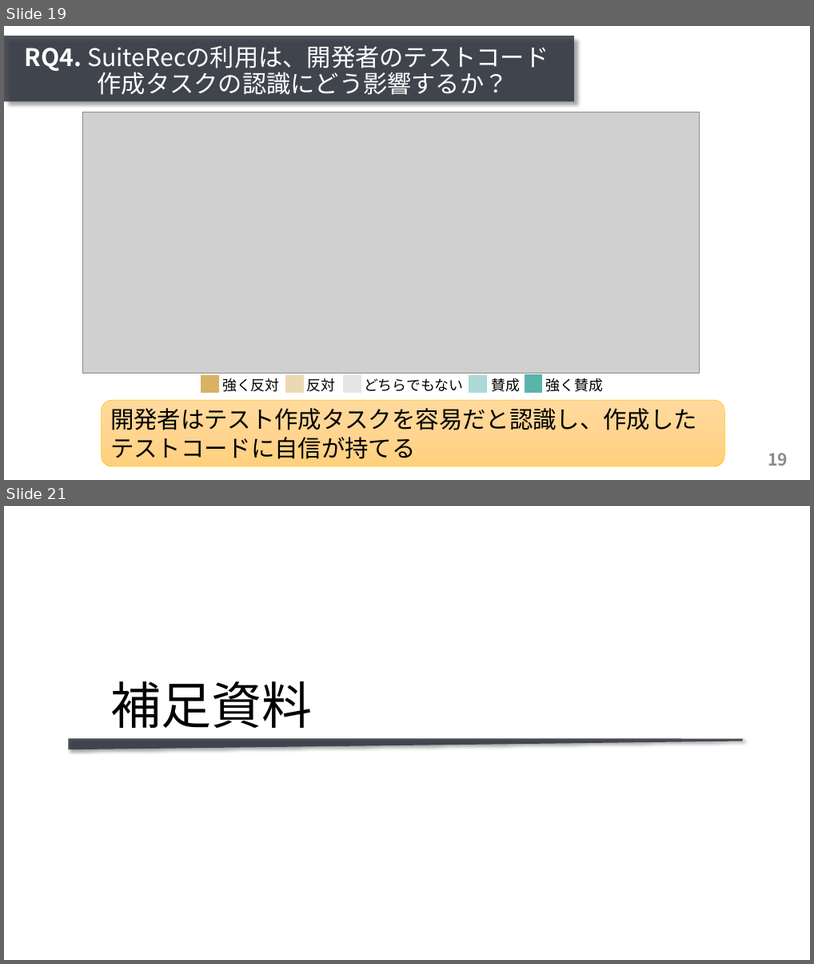
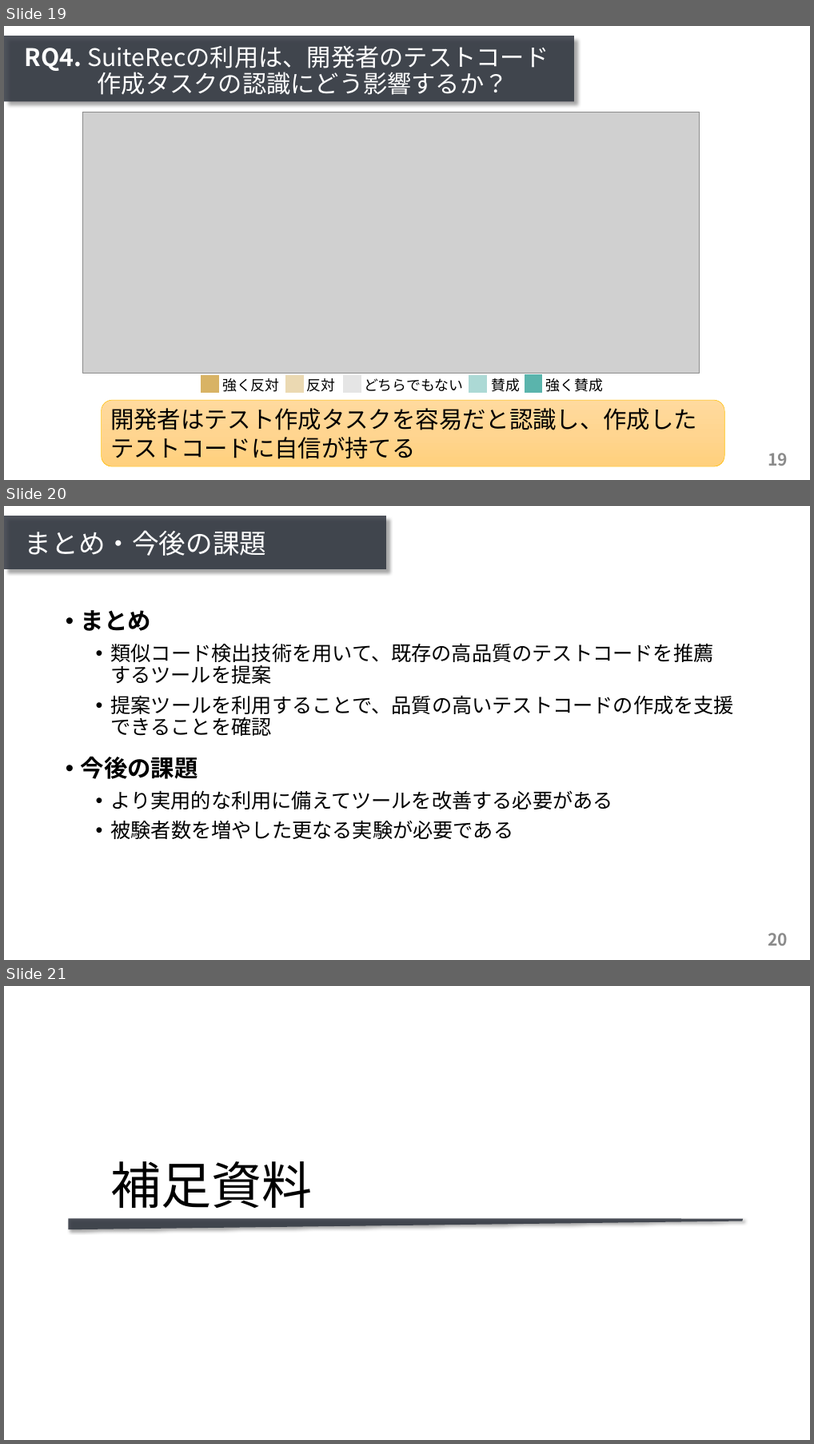
Before and after one commit to ryosuke-ku/mthesis2020-pre, a slide deck: presentation_kurachi.pptx. Shown one above the other, each under a label of ours: slides 19 and 21 before the commit, slides 19, 20 and 21 after it; the slides between them are not shown. The pictures are 814x964 and 814x1444 pixels, drawn with LibreOffice and Linux fonts; fonts in the diff are those of the drawing; grey boxes stand for pictures. Boxes give left, top, right and bottom in pixels: in the first picture for what was removed or moved away, otherwise in the second. Text is boxed around its words. In the diff, an @@ line names an element or a change of style, - is before the commit and + after.

```diff
--- a/presentation_kurachi.pptx
+++ b/presentation_kurachi.pptx
@@ slide 20 added at (4, 506, 810, 960), background #FFFFFF; not listed: 1 template element that a slide beside it also shows @@
@@ rectangle added at (4, 516, 386, 569), fill #30353F at 86% opacity @@
@@ title added at (25, 530, 266, 556), 32 pt, text #FFFFFF @@
+まとめ・今後の課題
@@ text added at (81, 610, 734, 839), 24 pt, text #000000 @@
+  • まとめ
+    • 類似コード検出技術を用いて、既存の高品質のテストコードを推薦
+      するツールを提案
+    • 提案ツールを利用することで、品質の高いテストコードの作成を支援できることを確認
+  • 今後の課題
+    • より実用的な利用に備えてツールを改善する必要がある
+    • 被験者数を増やした更なる実験が必要である
```
Also in this commit, not shown: 5 slides changed, 1 other file.
